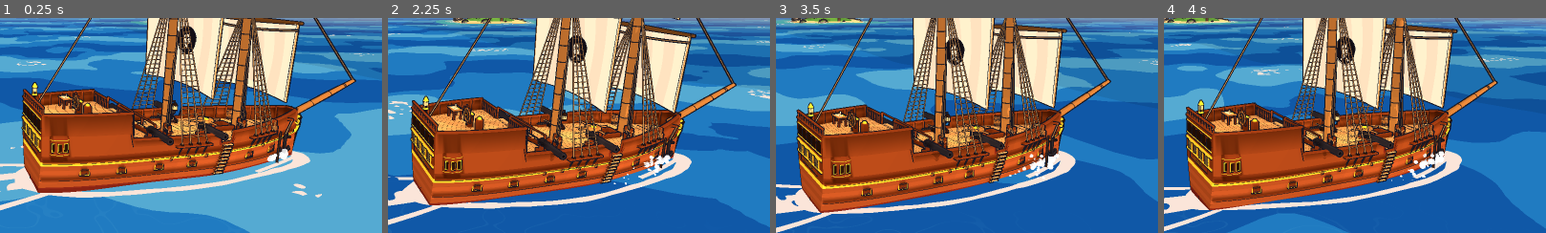
Above: before the commit, frames 1-4 (left to right).
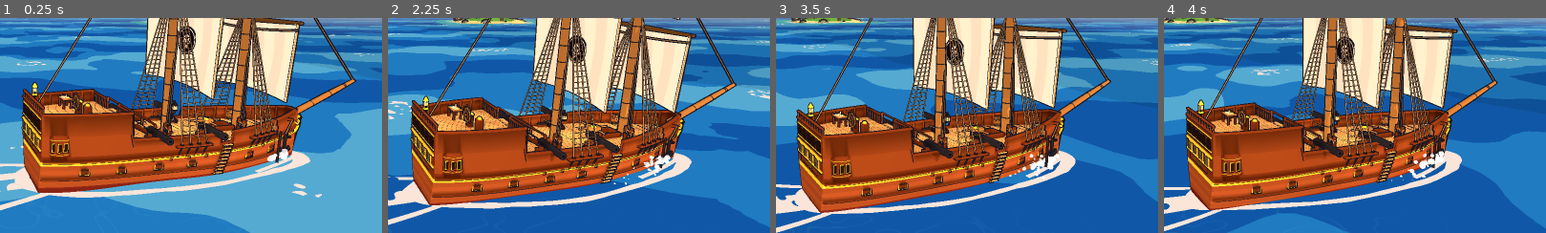
Above: after the commit, the same moments.

Repository: markcNewell/pirate-game
Game: Godot game, scene res://game/main.tscn
The game is run twice, just before and just after one commit, with the same random seed, the same clock (stepped at 60 frames per second) and the same inputs.
Inputs (mouse positions are % of the whole screen's width and height, from its top left):
- Up to frame 1 (0.25 s): no input
- Up to frame 2 (2.25 s): click (19, 41) at 0.52 s; type "12" at 0.6 s; move the mouse to (72, 45) at 1.27 s; hold D (move_right) 1.28-2 s; hold Tab (crew) 1.28-2 s; tap Space (jump) at 1.52, 1.82 s; click (72, 45) at 1.55 s; drag from (30, 55) to (45, 70) at 2.02 s
- Up to frame 3 (3.5 s): move the mouse to (60, 28) at 2.77 s; hold D (move_right) from 2.78 s (still down); hold Tab (crew) from 2.78 s (still down); click (60, 28) at 3.05 s
- Up to frame 4 (4 s): release D (move_right) at 3.5 s; release Tab (crew) at 3.5 s; drag from (45, 70) to (20, 35) at 3.52 s
The pictures show only the part of the screen within x 48-98%, y 40-90%; the shares and areas given below are measured in that part.

The runs differ from the first frame. In frame 1, 0.2% of the frame differs, in the area x 46-56%, y 3-48%; in frame 2, 0.1%; in frame 3, 0.1%; in frame 4, 0.1%.

Commit message:
Blender camp-fire flame and the crew emblem on the mainsail
Camp fires burn with three curling tongues round a yellow heart and a pale core, and the
crew emblem on the main course is a Blender disc with a ringed rim, a skull and knobbed
crossbones in the crew's colours, on both sides of the sail.

Co-Authored-By: Claude Opus 5.5 <noreply@anthropic.com>

Diff:
--- a/game/fx/lantern.gd
+++ b/game/fx/lantern.gd
@@ -27,11 +27,8 @@
 	_light.visible = false
 	add_child(_light)
 	if fire:
-		var b := MeshBuilder.new()
-		b.cylinder(Vector3(0, 0.0, 0), Vector3(0, 0.75, 0), 0.32, 0.0, 6, Color("ff9a2e"))
-		b.cylinder(Vector3(0.05, 0.0, 0.04), Vector3(0.03, 0.5, 0.02), 0.2, 0.0, 5, Color("ffe06a"))
 		_flame = MeshInstance3D.new()
-		_flame.mesh = b.build()
+		_flame.mesh = Models.part("fx", "flame")
 		var glow := StandardMaterial3D.new()
 		glow.shading_mode = BaseMaterial3D.SHADING_MODE_UNSHADED
 		glow.vertex_color_use_as_albedo = true
--- a/game/ship/ship_mesh.gd
+++ b/game/ship/ship_mesh.gd
@@ -1,10 +1,9 @@
 class_name ShipMesh
 extends RefCounted
 ## What is left of the code-built galleon now its model comes from Blender (art/blender/ship.py):
-## the palette in use, the sail sizes, the crew emblem on the main course, the flood water's
-## outline and where the name goes on the stern.
+## the palette in use, the sail sizes, the flood water's outline and where the name goes on the
+## stern.
 
-const SAIL_BELLY := 0.9
 
 ## Colours for the ship being built: Toon.PALETTE, with any overrides from a palette
 ## (Toon.SKELETON for the enemy). Set by the public builders before they run.
@@ -51,22 +50,3 @@
 ## Centre of the board on the transom where the ship's name is painted.
 static func name_board() -> Vector3:
 	return Vector3(0, ShipShape.DECK_Y + 0.1, ShipShape.HALF_LENGTH + 0.06)
-
-
-## A round skull-and-bones emblem for the main course sail: one disc just in front of the
-## sail's bulge and one just behind it, so it shows from both sides. Centred on the sail's
-## middle (the bulge is deepest there, SAIL_BELLY).
-static func emblem() -> ArrayMesh:
-	var b := MeshBuilder.new()
-	var depth := SAIL_BELLY * 0.99
-	for side: float in [-1.0, 1.0]:
-		# Front (bow side, -z) sits beyond the bulge; back (+z) sits inside the hollow.
-		var z := -depth - 0.08 if side < 0.0 else -depth + 0.15
-		var face := Vector3(0, 0, z)
-		b.cylinder(face, face + Vector3(0, 0, side * 0.01), 1.15, 1.15, 20, _c("flag"), true)
-		b.ellipsoid(face + Vector3(0, 0.15, side * 0.015), 0.42, Vector3(1.0, 1.0, 0.08), 6, 10, _c("bone"))
-		for k in 2:
-			b.ellipsoid(face + Vector3((k - 0.5) * 0.3, 0.2, side * 0.035), 0.09, Vector3(1, 1.2, 0.2), 4, 6, _c("flag"))
-		for a: float in [0.7, -0.7]:
-			b.box(face + Vector3(0, -0.45, side * 0.015), Vector3(0.6, 0.07, 0.015), _c("bone"), Basis(Vector3.BACK, a))
-	return b.build()
--- a/game/ship/ship_view.gd
+++ b/game/ship/ship_view.gd
@@ -185,7 +185,7 @@
 		sails.append(sail)
 		if mast == 1 and k == 0:
 			# The crew's emblem on the main course, furling with the sail.
-			var badge := Toon.instance(ShipMesh.emblem())
+			var badge := Toon.instance(_part("emblem"))
 			badge.position = Vector3(0, -spec[1] * 0.5, 0)
 			badge.layers = Lantern.UNLIT_LAYER
 			sail.add_child(badge)
Binary file changed: art/models/fx.glb
Binary file changed: art/models/ship_parts.glb
Not shown, changed: art/blender/props.py
Not shown, changed: art/blender/ship.py
